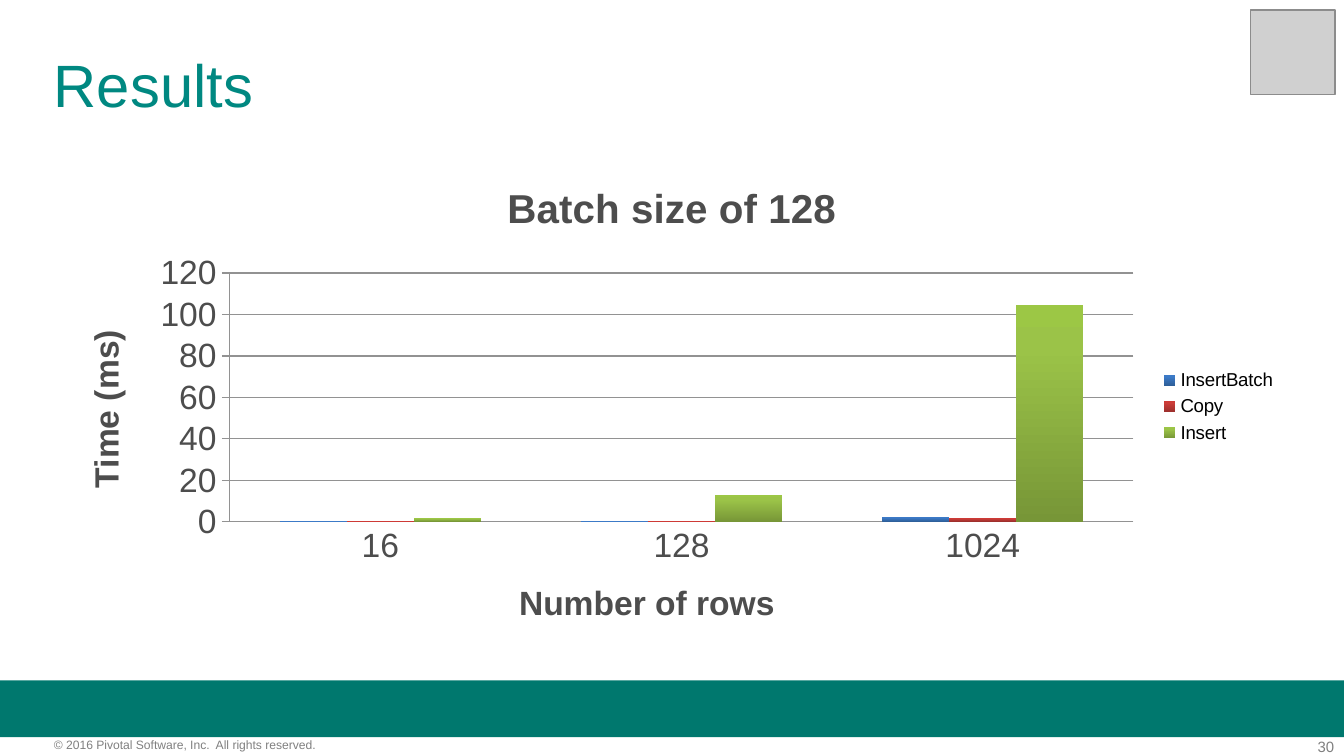
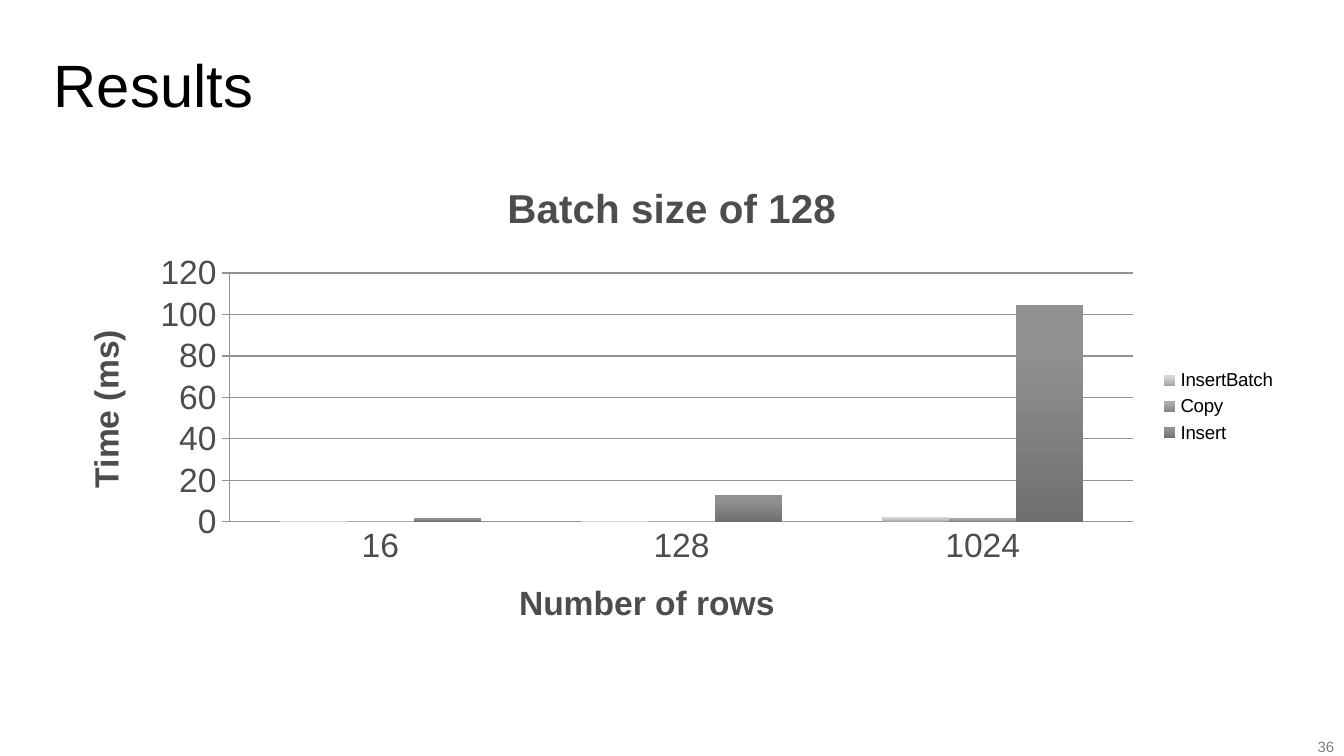
Before and after one commit to davecramer/presentations, a slide deck: slide 36 of JDBC Performance.pptx (slide 30 before the commit). Drawn at 1344x756 pixels with LibreOffice and Linux fonts; fonts in the diff are those of the drawing; grey boxes stand for pictures; background and template pictures are left out. Boxes give left, top, right and bottom in pixels: in the first picture for what was removed or moved away, otherwise in the second. Text is boxed around its words. In the diff, an @@ line names an element or a change of style, - is before the commit and + after.

```diff
--- a/JDBC Performance.pptx
+++ b/JDBC Performance.pptx
@@ picture removed at <box>1251,9,1336,94</box> @@
@@ text "Results" at <box>54,63,253,108</box>: text colour #008881 to #000000 @@
@@ column chart at <box>54,159,1290,656</box> @@
@@ colour of InsertBatch #4F81BD to #DDDDDD @@
@@ colour of Copy #C0504D to #B2B2B2 @@
@@ colour of Insert #9BBB59 to #969696 @@
@@ rectangle removed at <box>0,680,1344,737</box> @@
@@ text removed at <box>66,740,315,752</box> @@
-© 2016 Pivotal Software, Inc. All rights reserved.
@@ page number at <box>1318,741,1335,752</box>: text changed @@
-30
+36
```
Also in this commit, not shown: 32 other slides changed, 21 slides added, 19 slides removed, 3 other files.
